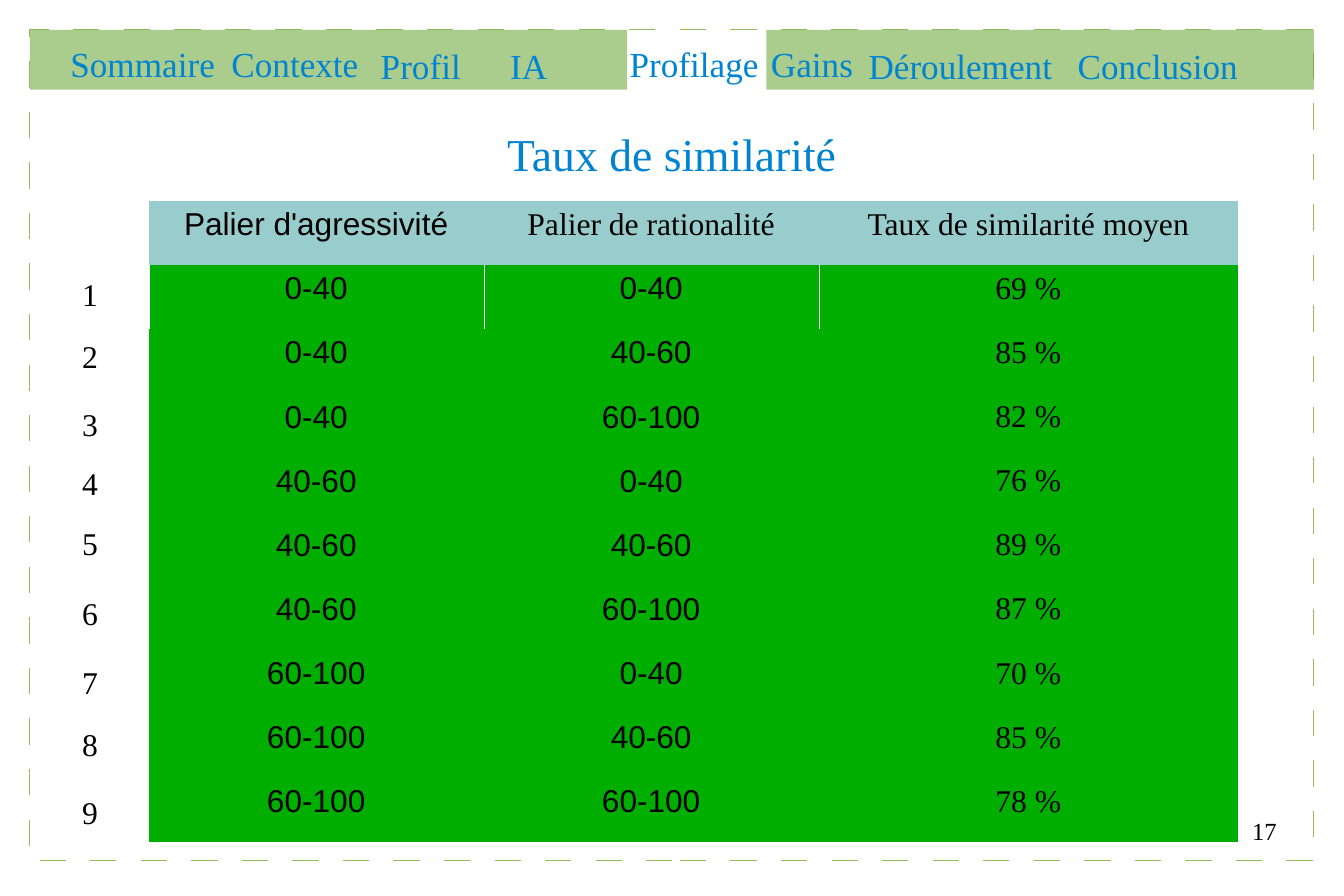
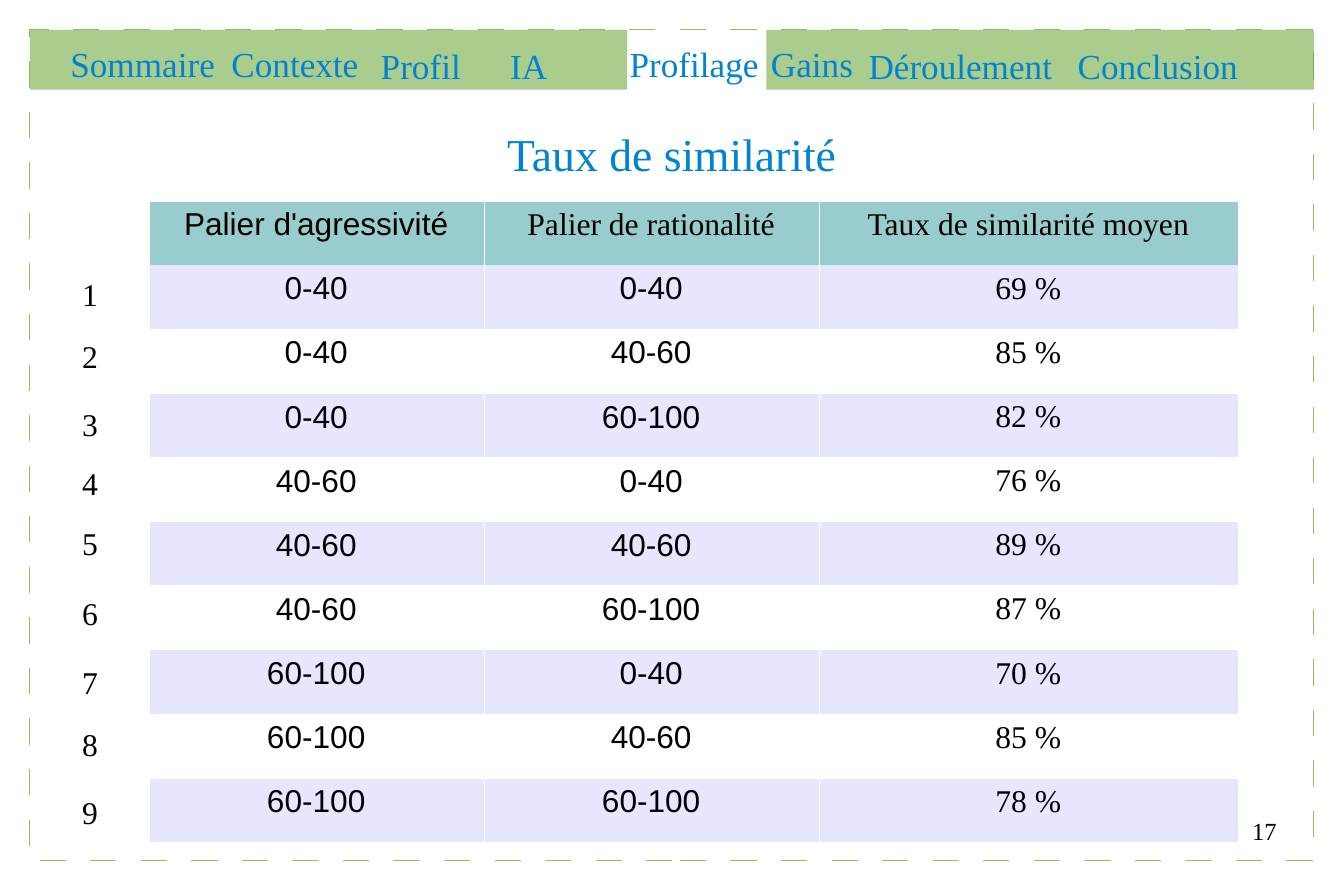
Before and after one commit to Gouga34/TERM1_Poker, a slide deck: slide 17 of Soutenance/presentation.odp. Drawn at 1344x896 pixels with LibreOffice and Linux fonts; fonts in the diff are those of the drawing. Boxes give left, top, right and bottom in pixels: in the first picture for what was removed or moved away, otherwise in the second. Text is boxed around its words. In the diff, an @@ line names an element or a change of style, - is before the commit and + after.

```diff
--- a/Soutenance/presentation.odp
+++ b/Soutenance/presentation.odp
@@ table at [149, 201, 1239, 842] @@
@@ fill #00AE00 to #E6E6FF in 15 cells @@
@@ fill #00AE00 to #FFFFFF in 12 cells @@
@@ borders changed @@
```
Also in this commit, not shown: 8 other slides changed, 1 slide added, 2 other files.
